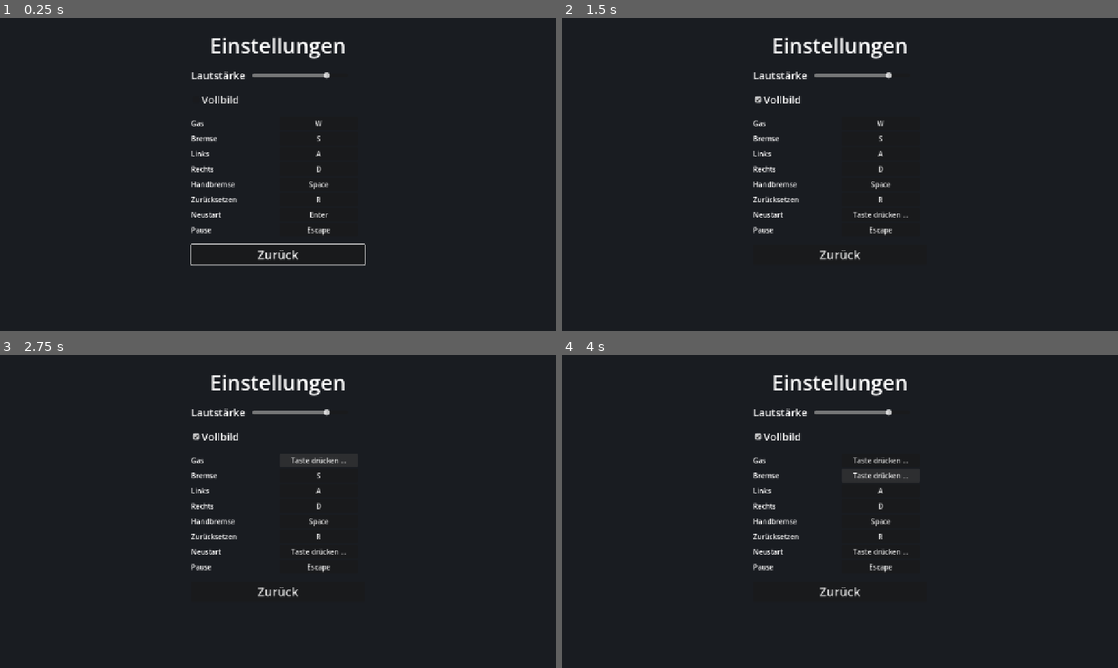
Above: before the commit, frames 1-4 (two rows, left to right).
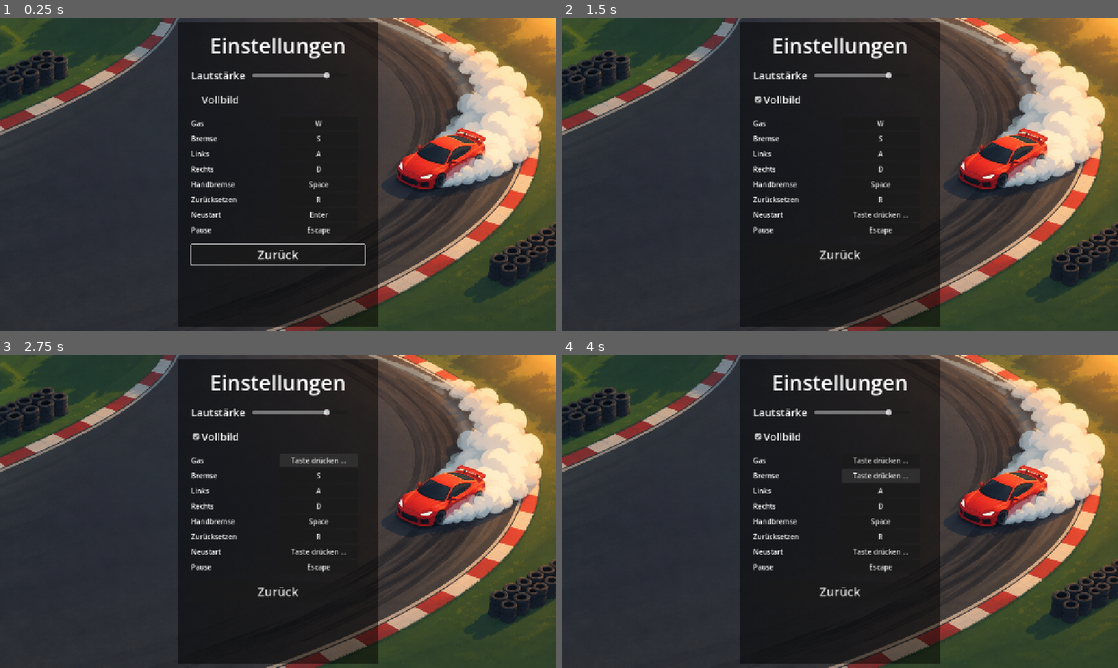
Above: after the commit, the same moments.

Repository: Mayo73/agenthub-backup
Game: Godot game, scene res://scenes/settings_menu.tscn
Same seed, same stepped clock (60 frames per second), same inputs: the game is played once before the commit and once after it. This scene is started directly instead of the project's main scene.
Inputs:
- Up to frame 1 (0.25 s): no input
- Up to frame 2 (1.5 s): click "Enter" at 0.5 s; click "Vollbild" at 1.25 s
- Up to frame 3 (2.75 s): click "W" at 2 s
- Up to frame 4 (4 s): click "Taste drücken …" at 2.75 s; click "S" at 3.5 s

The runs differ from the first frame. In frame 1, 39% of the frame differs, in the area x 0-100%, y 0-100%; in frame 2, 39%; in frame 3, 39%; in frame 4, 39%.

Commit message:
T-0079: Titelbild auch im Einstellungsmenü
Erstellt vom lokalen Agent (Modell qwen3.5:27b, Versuch 1 von 5).

Diff:
--- a/scenes/settings_menu.tscn
+++ b/scenes/settings_menu.tscn
@@ -1,6 +1,7 @@
 [gd_scene format=3]
 
 [ext_resource type="Script" path="res://scripts/settings_menu.gd" id="1_settings"]
+[ext_resource type="Texture2D" path="res://assets/menu/title_background.png" id="2_bg"]
 
 [node name="SettingsMenu" type="Control"]
 layout_mode = 3
@@ -19,6 +20,32 @@
 grow_horizontal = 2
 grow_vertical = 2
 color = Color(0.1, 0.11, 0.13, 1)
+
+[node name="BackgroundImage" type="TextureRect" parent="."]
+layout_mode = 1
+anchors_preset = 15
+anchor_right = 1.0
+anchor_bottom = 1.0
+grow_horizontal = 2
+grow_vertical = 2
+mouse_filter = 2
+texture = ExtResource("2_bg")
+expand_mode = 1
+stretch_mode = 6
+
+[node name="ItemShade" type="ColorRect" parent="."]
+layout_mode = 1
+anchors_preset = 8
+anchor_left = 0.5
+anchor_top = 0.5
+anchor_right = 0.5
+anchor_bottom = 0.5
+offset_left = -230.0
+offset_top = -350.0
+offset_right = 230.0
+offset_bottom = 350.0
+mouse_filter = 2
+color = Color(0, 0, 0, 0.5)
 
 [node name="Items" type="VBoxContainer" parent="."]
 layout_mode = 1
--- a/tests/test_settings_menu.gd
+++ b/tests/test_settings_menu.gd
@@ -69,3 +69,11 @@
 func test_klick() -> void:
 	check(menu.get_node("Click") is AudioStreamPlayer, "Click Node ist AudioStreamPlayer")
 	check(menu.key_buttons["gas"].pressed.is_connected(menu.play_click), "key_buttons['gas'].pressed ist mit play_click verbunden")
+
+
+func test_hintergrundbild() -> void:
+	var image := menu.get_node("BackgroundImage") as TextureRect
+	check(image != null, "BackgroundImage sollte existieren")
+	check(image.texture != null, "image.texture sollte nicht null sein")
+	check(image.get_index() < menu.get_node("Items").get_index(), "BackgroundImage sollte vor Items kommen")
+	check(menu.get_node("ItemShade") is ColorRect, "ItemShade ist ColorRect")
